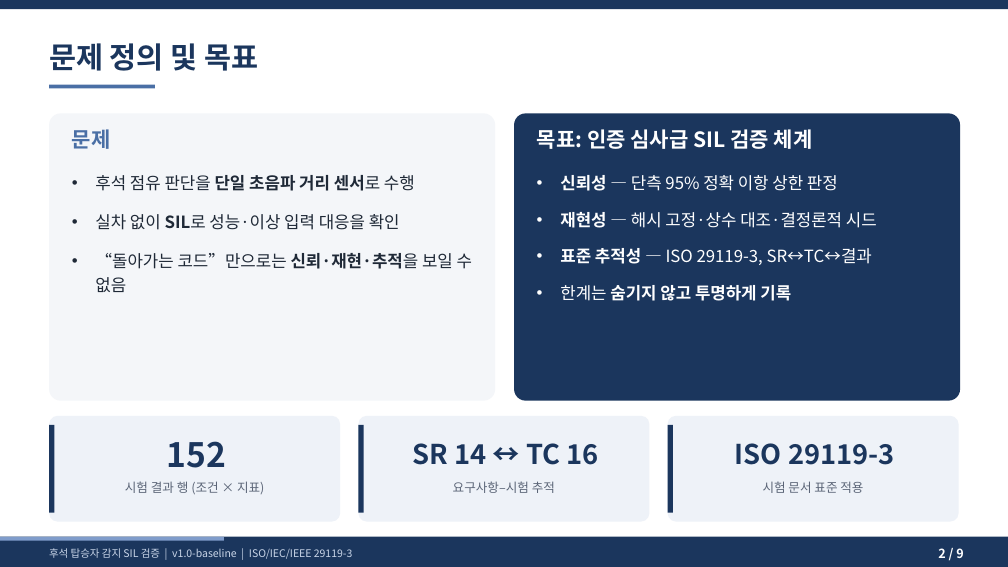
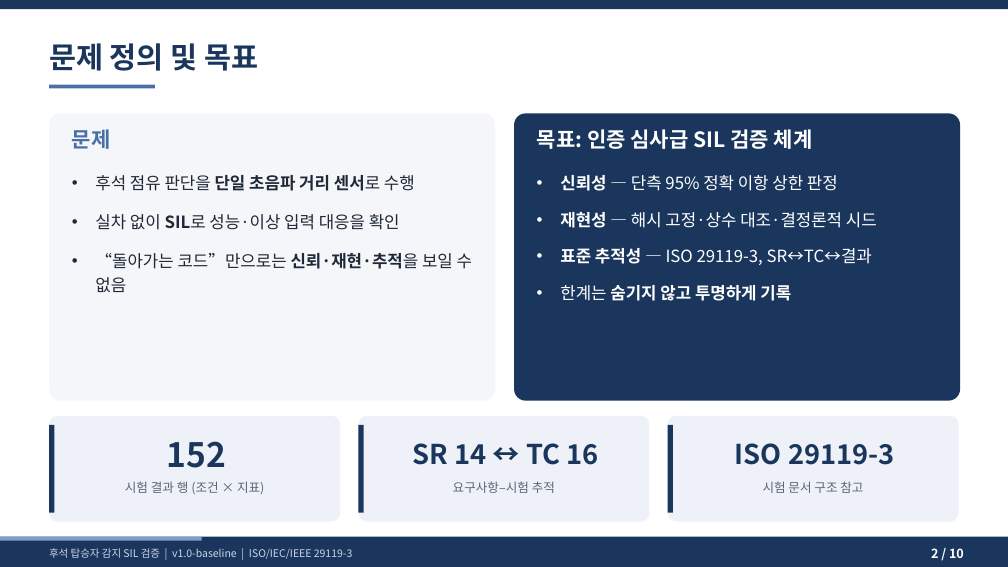
Before and after one commit to yooksoo828-prog/rear-seat-occupant-sil-verification, a slide deck: slide 2 of deliverables/후석탑승자감지_SIL검증_발표자료_v1.0.pptx. Drawn at 1008x567 pixels with LibreOffice and Linux fonts; fonts in the diff are those of the drawing. Boxes give left, top, right and bottom in pixels: in the first picture for what was removed or moved away, otherwise in the second. Text is boxed around its words. In the diff, an @@ line names an element or a change of style, - is before the commit and + after.

```diff
--- a/deliverables/후석탑승자감지_SIL검증_발표자료_v1.0.pptx
+++ b/deliverables/후석탑승자감지_SIL검증_발표자료_v1.0.pptx
@@ text at (x1=763, y1=481, x2=863, y2=493): text changed @@
-시험 문서 표준 적용
+시험 문서 구조 참고
@@ rectangle resized from (x1=0, y1=537, x2=224, y2=541) to (x1=0, y1=537, x2=202, y2=541) @@
@@ text at (x1=931, y1=548, x2=964, y2=558): text changed @@
-2 / 9
+2 / 10
```
Also in this commit, not shown: 8 other slides changed, 1 slide added, 6 other files.
